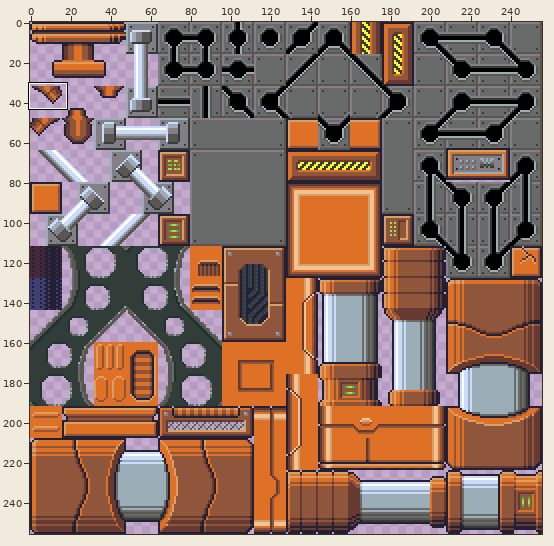
A sprite sheet gets an edit: Assets/Sprites/PlatformerTileset-Final.png. The picture above shows the old version from afar; the outline marks the close-up.
Close-up. Before:
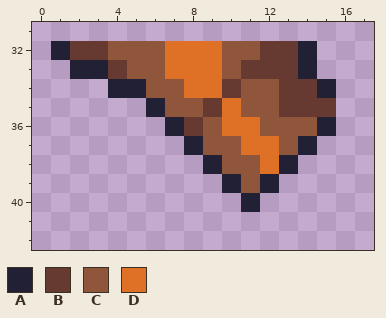
The file is 256x256 pixels. Shown: x 0..17, y 31..42. The commit also changed other parts of the picture, which this record leaves out.
Palette (. is transparent): A #222034  B #663931  C #8f563b  D #df7126
Pixels before, first column x 1:
32 ABBCCCDDDCCBBA.
33 .AABCCDDDCBBBA.
34 ...AACCDDBCCBBA
35 .....ACCBDCCBBB
36 ......ABCDDCCCA
37 .......ACCDDCA.
38 ........ACCDA..
39 .........ACA...
40 ..........A....
After the commit:
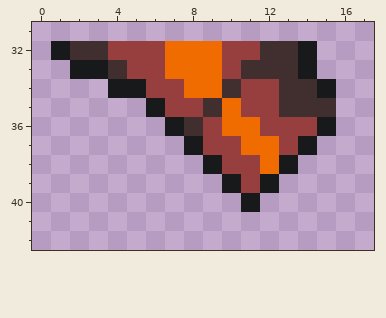
The edit:
Colour A changes from #222034 to #17191b.
Colour B changes from #663931 to #412f2f.
Colour C changes from #8f563b to #973f3f.
Colour D changes from #df7126 to #f06c00.
